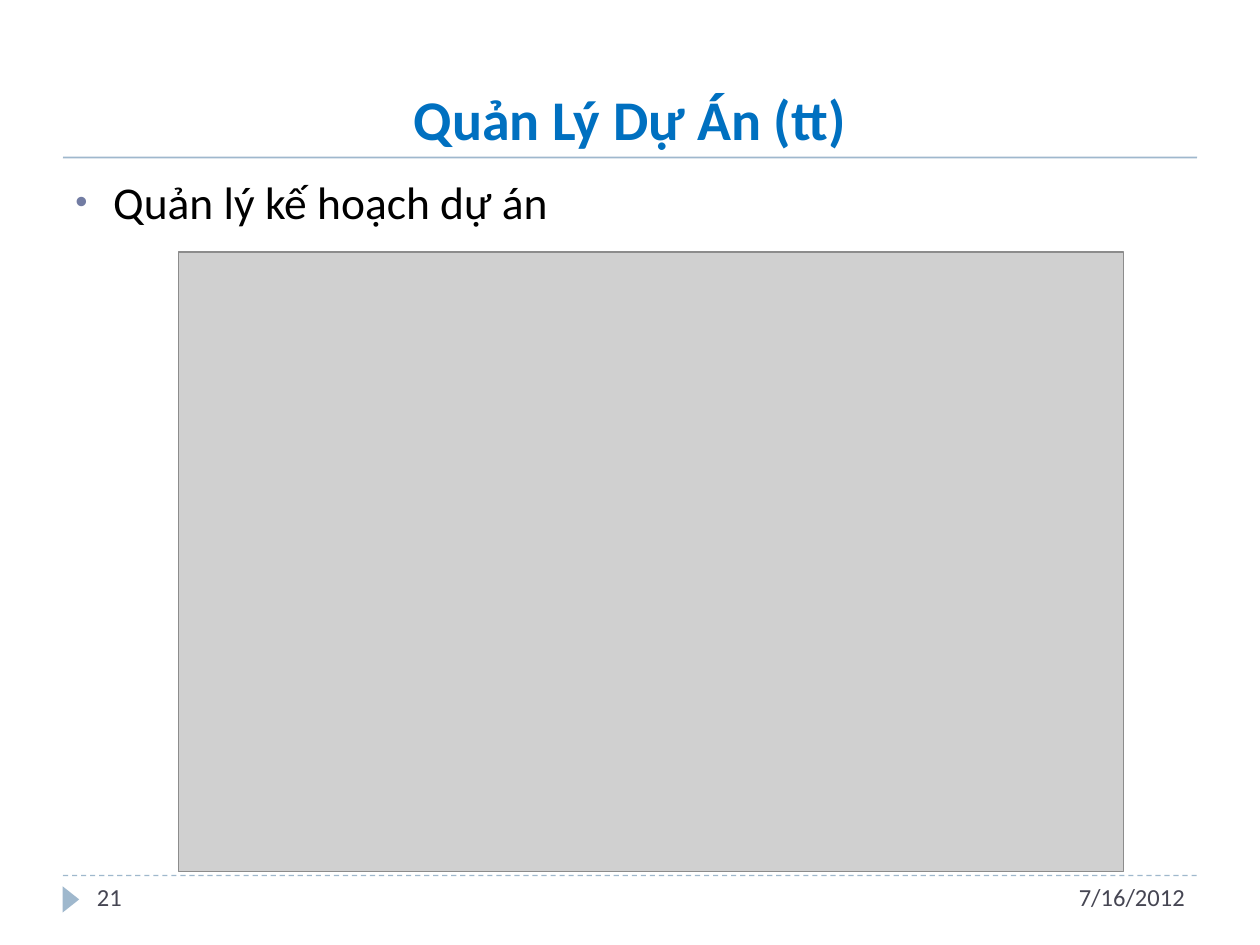
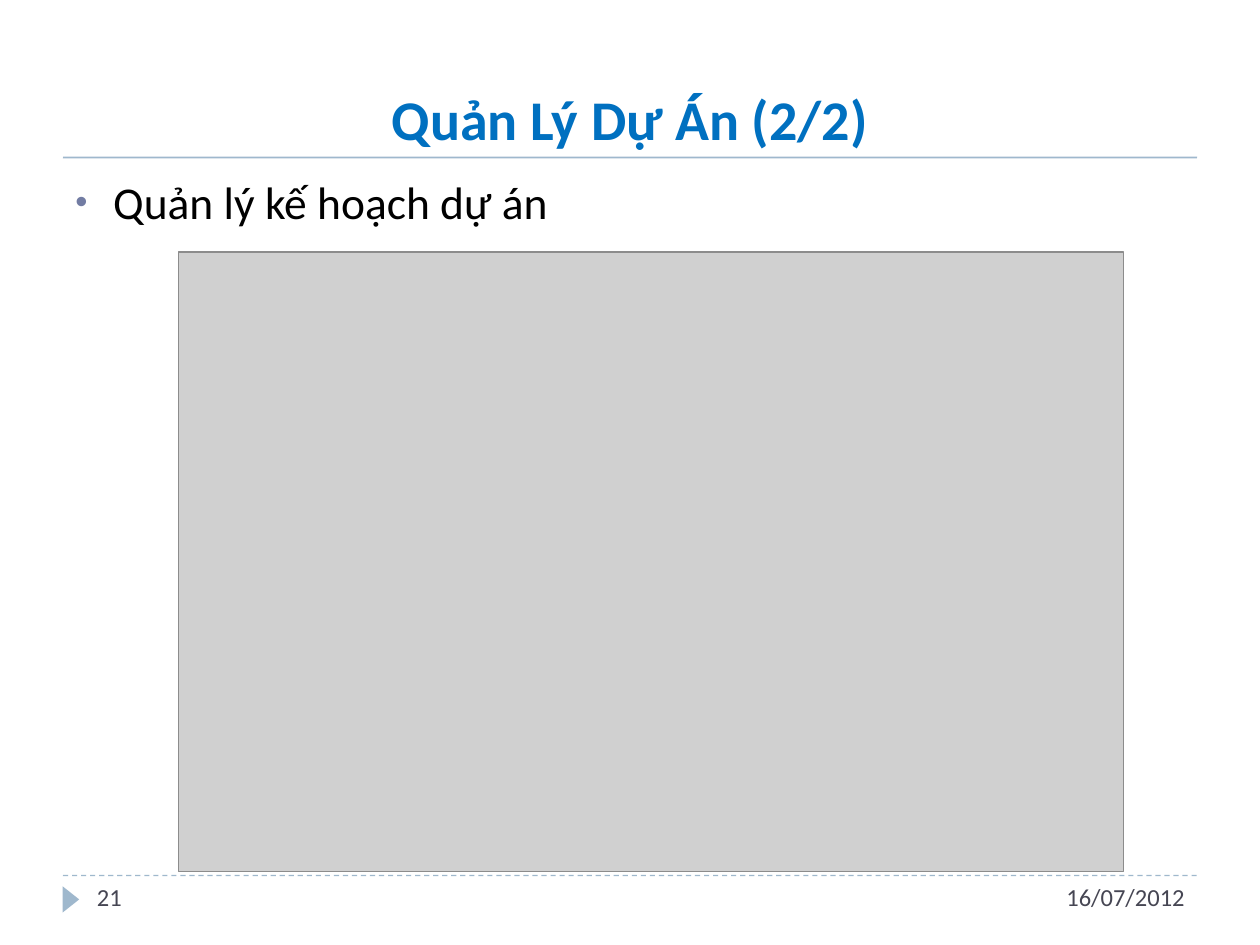
Before and after one commit to andungtra/he-thong-quan-ly-tuong-tac, a slide deck: slide 21 of Report/ppt/Presentation.pptx. Drawn at 1260x945 pixels with LibreOffice and Linux fonts; fonts in the diff are those of the drawing; grey boxes stand for pictures; background and template pictures are left out. Boxes give left, top, right and bottom in pixels: in the first picture for what was removed or moved away, otherwise in the second. Text is boxed around its words. In the diff, an @@ line names an element or a change of style, - is before the commit and + after.

```diff
--- a/Report/ppt/Presentation.pptx
+++ b/Report/ppt/Presentation.pptx
@@ title at (392,93,868,150): text changed @@
-Quản Lý Dự Án (tt)
+Quản Lý Dự Án (2/2)
@@ text at (1066,889,1184,907): text changed @@
-7/16/2012
+16/07/2012
```
Also in this commit, not shown: 46 other slides changed.
